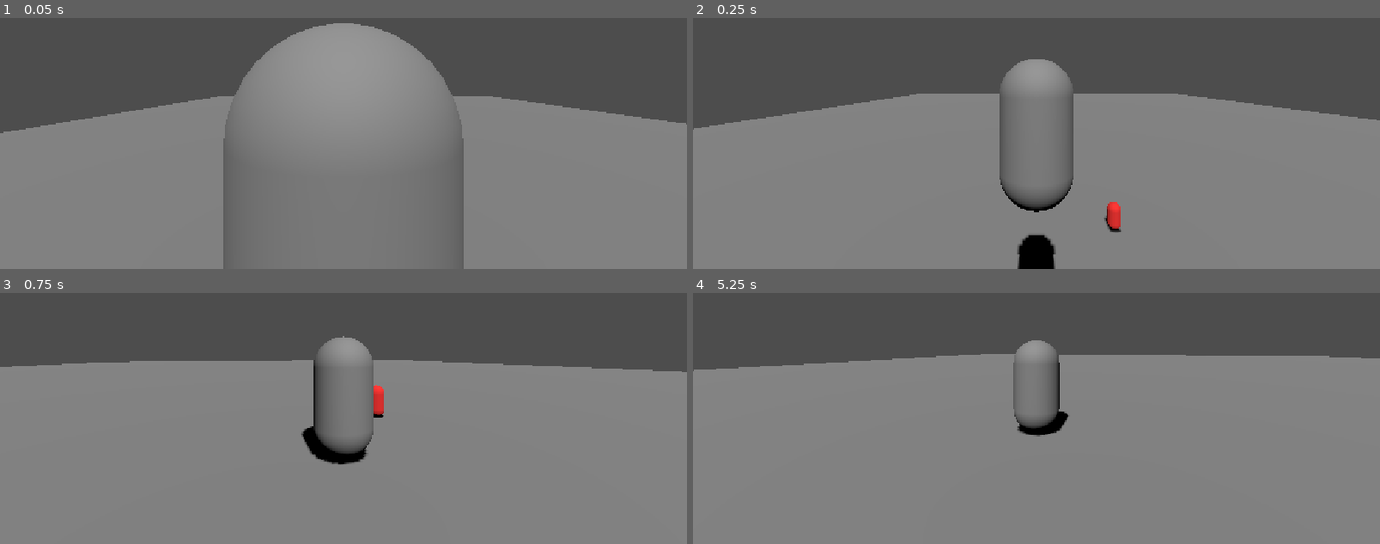
Above: before the commit, frames 1-4 (two rows, left to right).
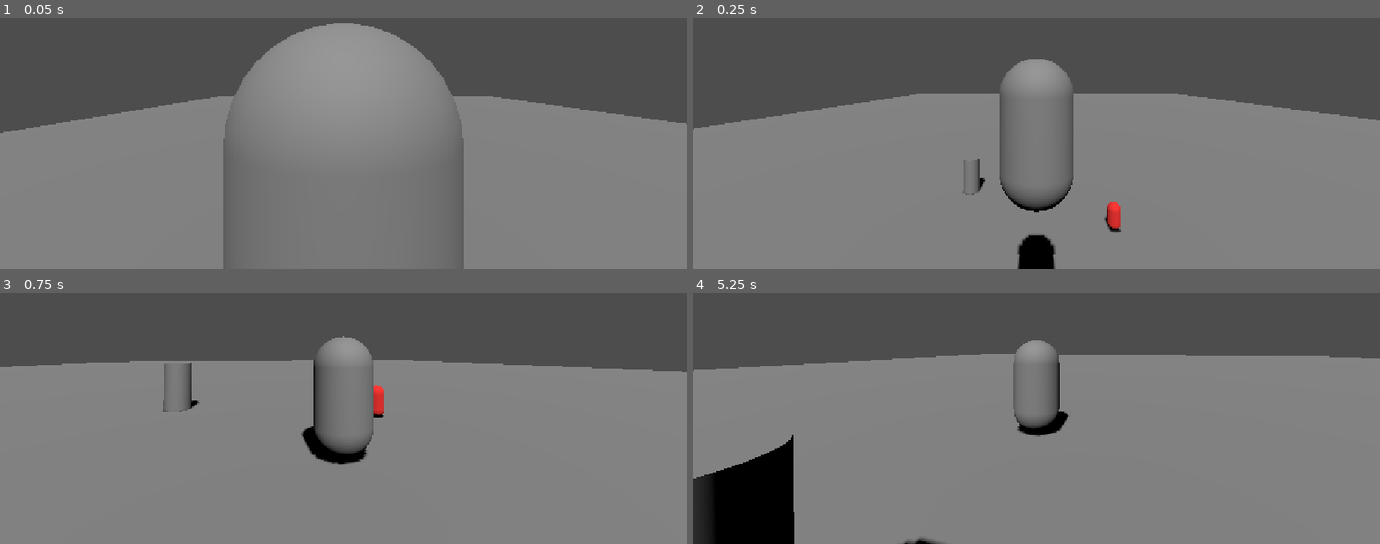
Above: after the commit, the same moments.

Repository: DropletU/CGAP
Game: Godot game, scene res://Scenes/main.tscn
Same seed, same stepped clock (60 frames per second), same inputs: the game is played once before the commit and once after it.
Inputs (mouse positions are in pixels of both pictures, inside the frame that each line leads up to):
- Up to frame 1 (0.05 s): no input
- Up to frame 2 (0.25 s): no input
- Up to frame 3 (0.75 s): tap Enter (ui_accept) at 0.5 s; move the mouse to (377, 348) at 0.52 s; hold W (forward) from 0.53 s (still down); hold Shift (sprint) from 0.53 s (still down); click (377, 348) at 0.67 s
- Up to frame 4 (5.25 s): tap Space (jump) at 0.77, 1.52, 3.77 s; move the mouse to (1002, 353) at 1.27 s; release Shift (sprint) at 1.28 s; tap Tab (toggle_mouse_capture) at 1.35 s; move the mouse to (outside the picture) at 2.02 s; release W (forward) at 2.03 s; hold D (right) 2.03-2.75 s; hold Mouse wheel down (wheel_down) 2.03-2.75 s; drag from (1002, 428) to (outside the picture) at 2.77 s; tap Enter (ui_accept) at 3.5, 5 s; move the mouse to (1242, 408) at 3.52 s; hold A (left) 3.53-4.25 s; hold Shift (sprint) 3.53-4.25 s; drag from (outside the picture) to (outside the picture) at 4.27 s; move the mouse to (1070, 350) at 5.02 s; hold S (back) from 5.03 s (still down); hold Mouse wheel down (wheel_down) from 5.03 s (still down); click (1070, 350) at 5.17 s

Frame 1 is identical in both runs. In frame 2, 0.1% of the frame differs, in the area x 39-43%, y 56-71%; in frame 3, 0.3%; in frame 4, 4.9%, in the area x 0-37%, y 56-100%.

Commit message:
Commit placeholders

Diff:
--- a/Scenes/main.tscn
+++ b/Scenes/main.tscn
@@ -2,6 +2,7 @@
 
 [ext_resource type="PackedScene" uid="uid://bprl617wmocqg" path="res://Scenes/player.tscn" id="1_jjgbg"]
 [ext_resource type="PackedScene" uid="uid://c54jupd2wmg4p" path="res://Scenes/placeholders/placeholder_enemy.tscn" id="2_bo1nx"]
+[ext_resource type="PackedScene" uid="uid://ohxnq3gwsqur" path="res://Scenes/placeholders/environmental_hitbox_component_3d.tscn" id="3_8gbba"]
 
 [sub_resource type="BoxShape3D" id="BoxShape3D_bhunq"]
 size = Vector3(100, 0, 100)
@@ -40,3 +41,6 @@
 
 [node name="CharacterBody3D" parent="." unique_id=779769168 instance=ExtResource("2_bo1nx")]
 transform = Transform3D(1, 0, 0, 0, 1, 0, 0, 0, 1, -0.6249237, 0.5964966, 38.47927)
+
+[node name="EnvironmentalHitboxComponent3D" parent="." unique_id=853831547 instance=ExtResource("3_8gbba")]
+transform = Transform3D(1, 0, 0, 0, 1, 0, 0, 0, 1, -8.241491, 1.0000019, 34.63939)
--- /dev/null
+++ b/Scenes/placeholders/environmental_hitbox_component_3d.tscn
@@ -0,0 +1,20 @@
+[gd_scene format=3 uid="uid://ohxnq3gwsqur"]
+
+[ext_resource type="Script" uid="uid://bp33jlxtf0iwx" path="res://Scripts/Components/HitboxComponents/environmental_hitbox_component_3d.gd" id="1_q0yls"]
+
+[sub_resource type="CylinderShape3D" id="CylinderShape3D_6f8o3"]
+height = 2.2590332
+radius = 0.67626953
+
+[sub_resource type="CylinderMesh" id="CylinderMesh_sn0t7"]
+
+[node name="EnvironmentalHitboxComponent3D" type="Area3D" unique_id=853831547]
+script = ExtResource("1_q0yls")
+metadata/_custom_type_script = "uid://bp33jlxtf0iwx"
+
+[node name="CollisionShape3D" type="CollisionShape3D" parent="." unique_id=658063542]
+transform = Transform3D(1, 0, 0, 0, 1, 0, 0, 0, 1, 0, -0.064575195, 0)
+shape = SubResource("CylinderShape3D_6f8o3")
+
+[node name="MeshInstance3D" type="MeshInstance3D" parent="." unique_id=372500101]
+mesh = SubResource("CylinderMesh_sn0t7")
--- /dev/null
+++ b/Scenes/placeholders/hurtbox_component_3d.tscn
@@ -0,0 +1,8 @@
+[gd_scene format=3 uid="uid://b85eqjksg1sit"]
+
+[ext_resource type="Script" uid="uid://bjok8qjnjb8t" path="res://Scripts/Components/hurtbox_component_3d.gd" id="1_g6nsu"]
+
+[node name="HurtboxComponent" type="Area3D" unique_id=954015184]
+collision_layer = 0
+collision_mask = 24
+script = ExtResource("1_g6nsu")
--- a/Scenes/placeholders/placeholder_enemy.tscn
+++ b/Scenes/placeholders/placeholder_enemy.tscn
@@ -26,6 +26,4 @@
 
 [node name="HealthComponent" type="Node" parent="." unique_id=807731076]
 script = ExtResource("2_ibofa")
-_hp = null
-_max_hp = null
 metadata/_custom_type_script = "uid://dwa6551d8sscl"
